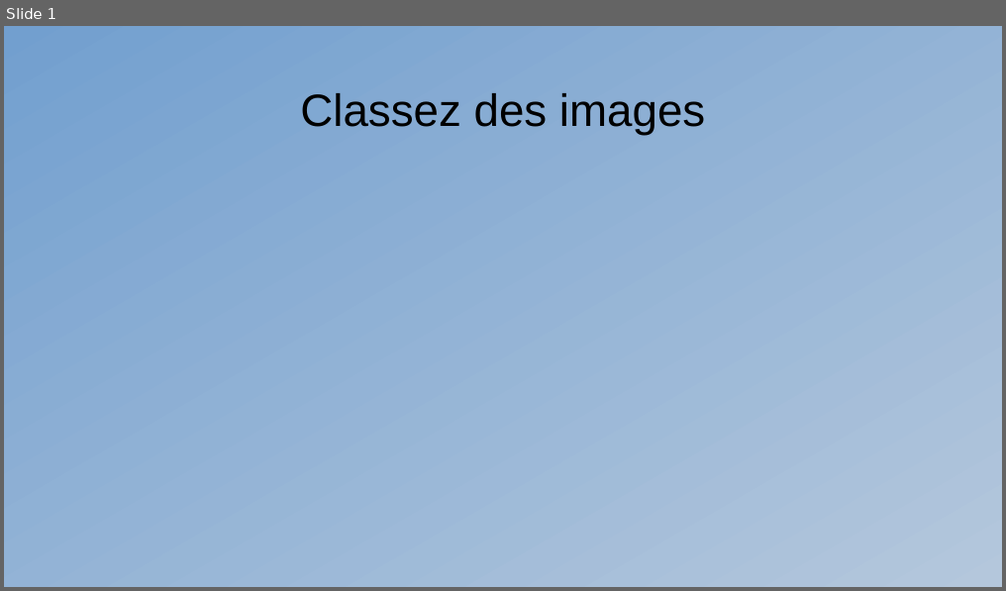
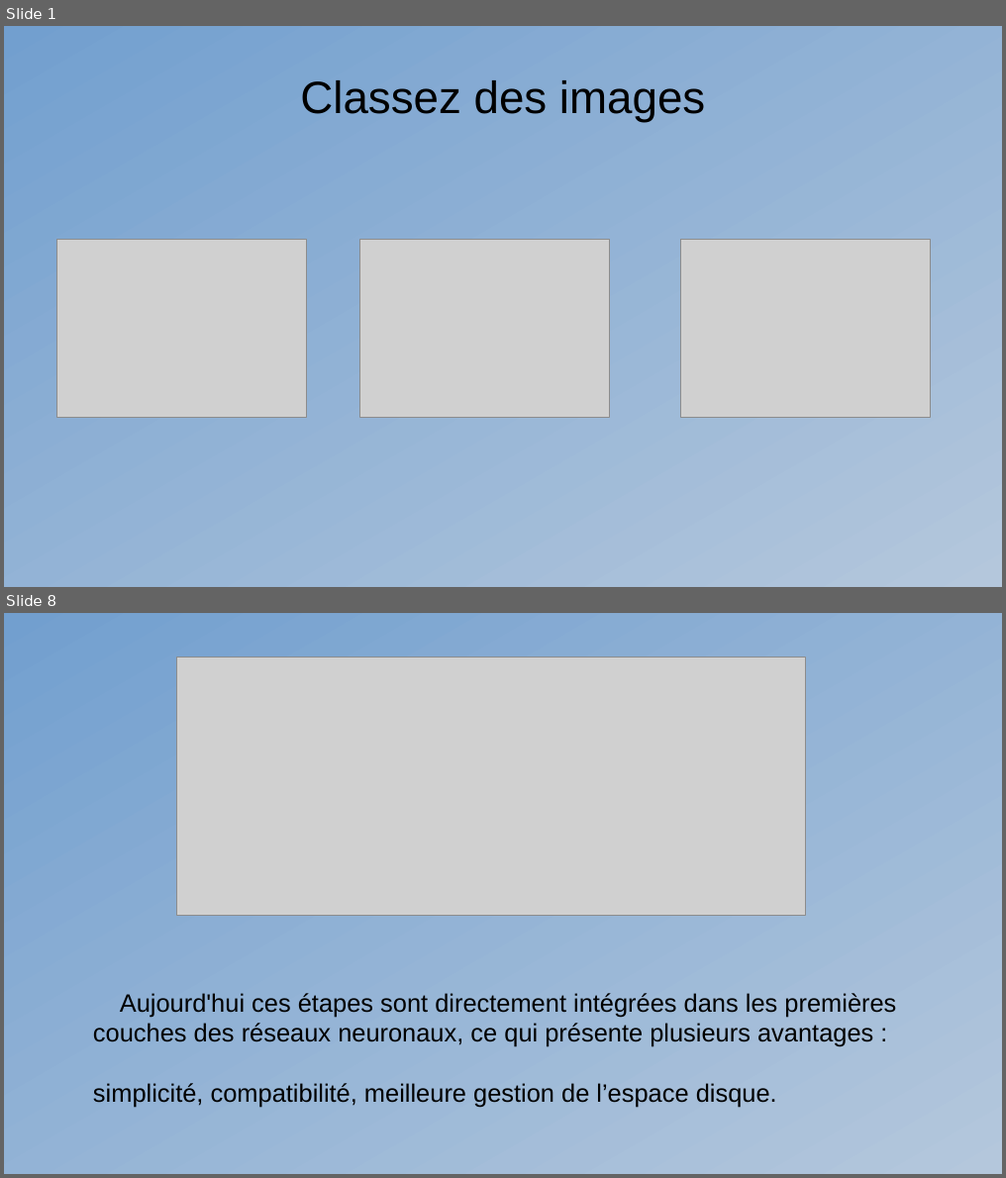
Before and after one commit to Kiwinokoto/OC_projet_6_Classer_des_images, a slide deck: presentation/Oudelet_Kevin_8_presentation_271123.odp. Shown one above the other, each under a label of ours: slide 1 before the commit, slides 1 and 8 after it; the slides between them are not shown. The pictures are 1006x591 and 1006x1178 pixels, drawn with LibreOffice and Linux fonts; fonts in the diff are those of the drawing; grey boxes stand for pictures. Boxes give left, top, right and bottom in pixels: in the first picture for what was removed or moved away, otherwise in the second. Text is boxed around its words. In the diff, an @@ line names an element or a change of style, - is before the commit and + after.

```diff
--- a/presentation/Oudelet_Kevin_8_presentation_271123.odp
+++ b/presentation/Oudelet_Kevin_8_presentation_271123.odp
@@ slide 8 added at [4,613,1002,1174], background gradient #729FCF to #B4C7DC @@
@@ picture added at [177,657,806,916] @@
@@ text added at [93,993,896,1108], 20 pt, text #000000 @@
+Aujourd'hui ces étapes sont directement intégrées dans les premières couches des réseaux neuronaux, ce qui présente plusieurs avantages :
+simplicité, compatibilité, meilleure gestion de l’espace disque.
@@ slide 1 changed as well @@
@@ title "Classez des images": place and size @@
-title "Classez des images" at [300,93,705,135]
+title "Classez des images" at [300,80,705,122]
@@ picture added at [57,240,307,418] @@
@@ picture added at [360,240,611,418] @@
@@ picture added at [681,240,932,418] @@
```
Also in this commit, not shown: 7 other slides added, 20 other files.
